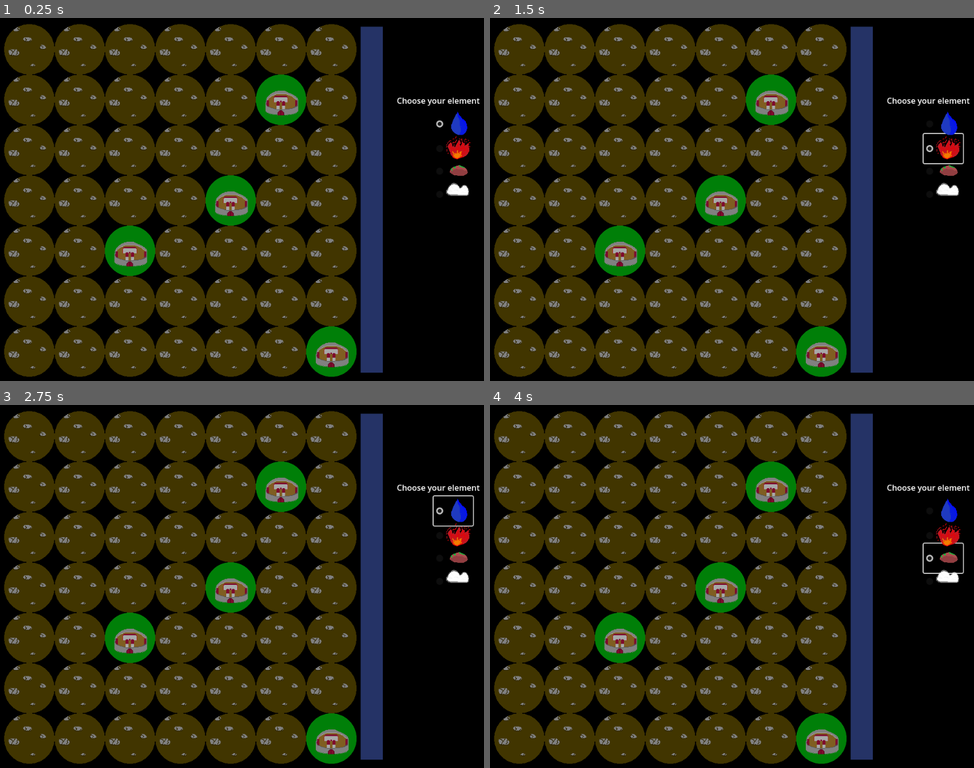
Above: before the commit, frames 1-4 (two rows, left to right).
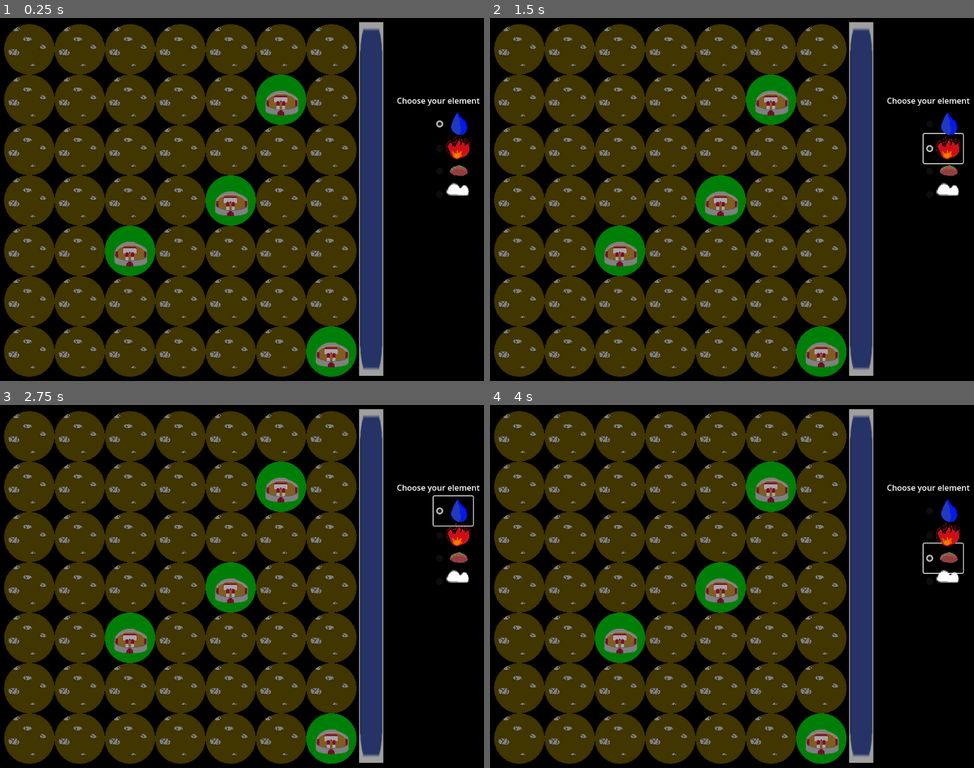
Above: after the commit, the same moments.

Repository: zac112/utu_gamejam25
Game: Godot game, scene res://TestScene.tscn
The game is run twice, just before and just after one commit, with the same random seed, the same clock (stepped at 60 frames per second) and the same inputs.
Inputs (mouse positions are in pixels of both pictures, inside the frame that each line leads up to):
- Up to frame 1 (0.25 s): no input
- Up to frame 2 (1.5 s): click (944, 170) at 0.5 s; click (944, 148) at 1.25 s
- Up to frame 3 (2.75 s): click (454, 510) at 2 s
- Up to frame 4 (4 s): click (944, 582) at 2.75 s; click (944, 557) at 3.5 s

The runs differ from the first frame. In frame 1, 0.8% of the frame differs, in the area x 74-80%, y 1-99%; in frame 2, 0.8%; in frame 3, 0.8%; in frame 4, 0.8%.

Commit message:
Manabar animation

Diff:
--- a/TestScene.tscn
+++ b/TestScene.tscn
@@ -1,9 +1,10 @@
-[gd_scene load_steps=5 format=3 uid="uid://dudckr3yrl10b"]
+[gd_scene load_steps=6 format=3 uid="uid://dudckr3yrl10b"]
 
 [ext_resource type="Texture2D" uid="uid://g1y70b81tueq" path="res://assets/blank.png" id="1_cguwc"]
 [ext_resource type="Script" uid="uid://c8km3ppepqkry" path="res://test_scene.gd" id="1_sreuk"]
 [ext_resource type="PackedScene" uid="uid://f3mrnpsj47tn" path="res://assets/ElementButtons/element_buttons.tscn" id="3_wicfy"]
 [ext_resource type="Texture2D" uid="uid://b0pmvfbxcckf0" path="res://assets/landscape_assests/island.png" id="4_go42g"]
+[ext_resource type="Texture2D" uid="uid://d4cmj2lxk881f" path="res://assets/graphics/manaoverlay.png" id="5_sreuk"]
 
 [node name="Node2D" type="Node2D"]
 script = ExtResource("1_sreuk")
@@ -25,8 +26,13 @@
 offset_right = 358.0
 offset_bottom = -245.0
 scale = Vector2(0.442655, 6.87312)
+step = 0.0
 value = 100.0
-rounded = true
 fill_mode = 3
 texture_under = ExtResource("1_cguwc")
 texture_progress = ExtResource("4_go42g")
+
+[node name="Manaoverlay" type="Sprite2D" parent="TextureProgressBar"]
+position = Vector2(47.441, 49.7591)
+scale = Vector2(1.084, 0.17)
+texture = ExtResource("5_sreuk")
--- a/test_scene.gd
+++ b/test_scene.gd
@@ -50,4 +50,5 @@
 	instance.position.y = -180
 
 func spellOnLandscape():
-	$TextureProgressBar.set_value_no_signal(Player.mana)
+	var tween = get_tree().create_tween()
+	tween.tween_property($TextureProgressBar, "value", Player.mana, 1).from(Player.mana+1)
Binary file added: assets/graphics/manaoverlay.png
Not shown, added: assets/graphics/manaoverlay.png.import
